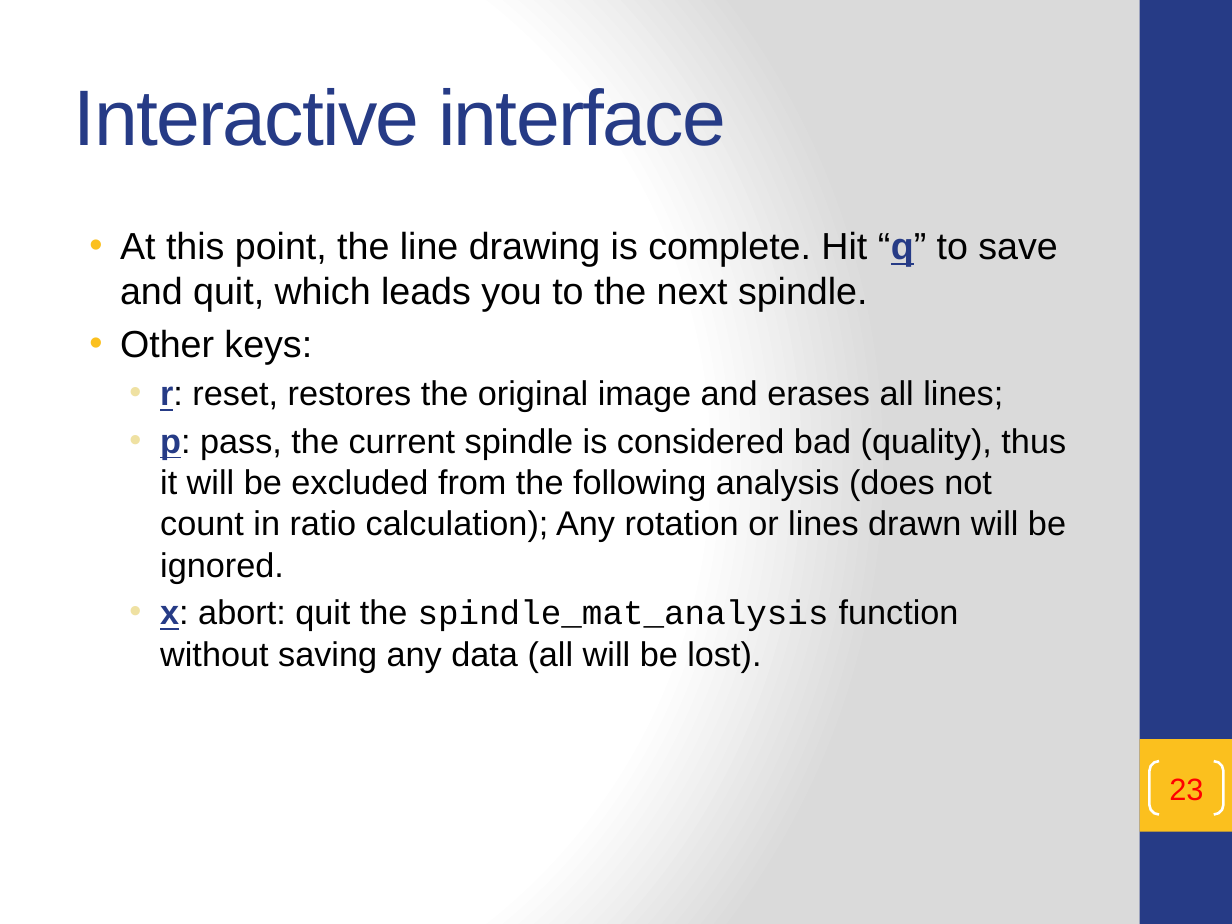
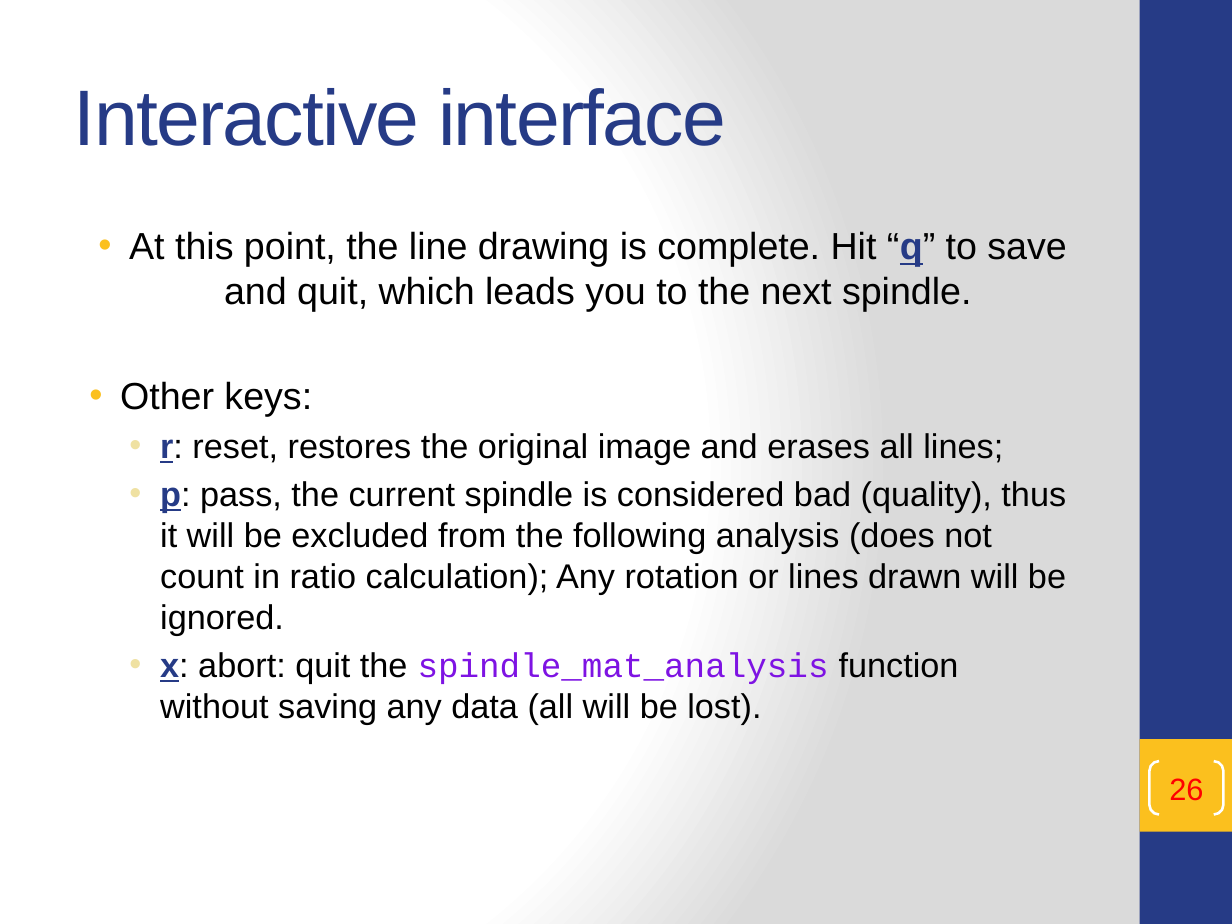
Before and after one commit to t47io/SpindleUtil, a slide deck: slide 26 of Scripts/SpindleQuantify/README.pptx (slide 23 before the commit). Drawn at 1232x924 pixels with LibreOffice and Linux fonts; fonts in the diff are those of the drawing. Boxes give left, top, right and bottom in pixels: in the first picture for what was removed or moved away, otherwise in the second. Text is boxed around its words. In the diff, an @@ line names an element or a change of style, - is before the commit and + after.

```diff
--- a/Scripts/SpindleQuantify/README.pptx
+++ b/Scripts/SpindleQuantify/README.pptx
@@ text at (x1=129, y1=231, x2=1066, y2=725): text colour #000000 to #7E13E3 in "spindle_mat_analysis"; alignment left to centre @@
@@ page number at (x1=1169, y1=778, x2=1203, y2=801): text changed @@
-23
+26
```
Also in this commit, not shown: 8 other slides changed, 25 slides added, 2 other files.
